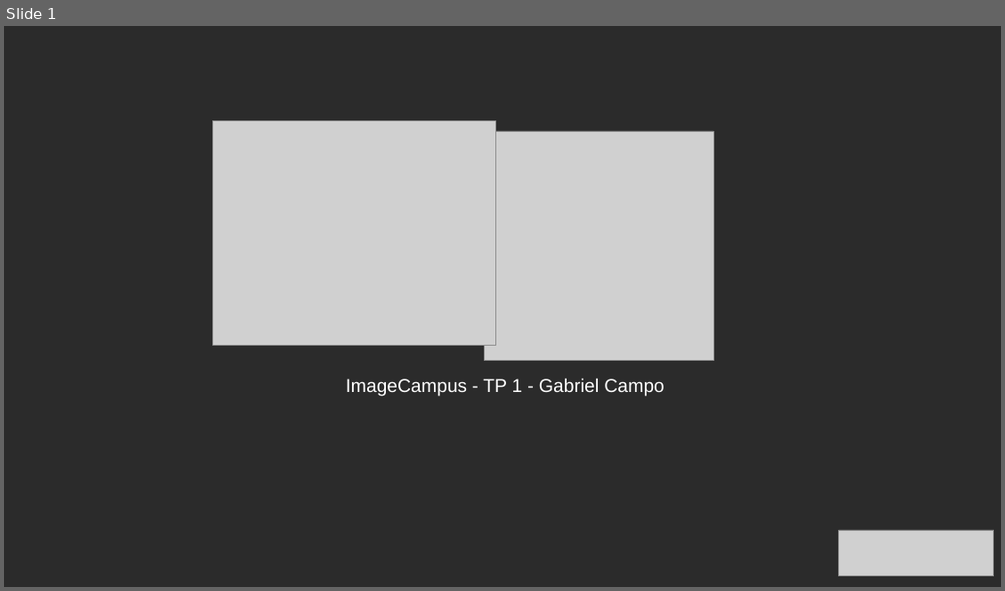
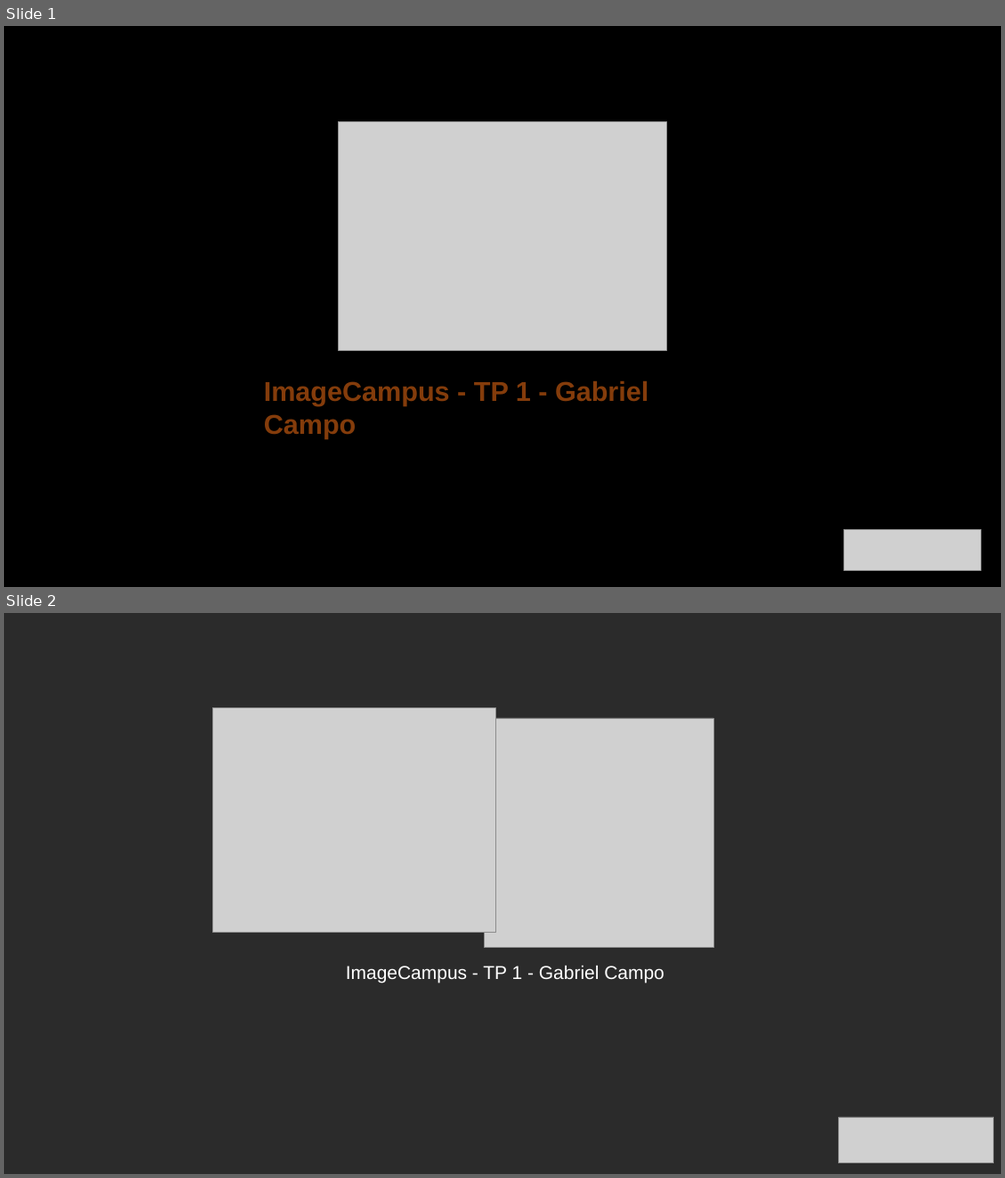
Before and after one commit to mulatorarg/tp1-ic2025-2d, a slide deck: godot/resources/Presentación1.pptx. Shown one above the other, each under a label of ours: slide 1 before the commit, slides 1 and 2 after it. The pictures are 1005x591 and 1005x1178 pixels, drawn with LibreOffice and Linux fonts; fonts in the diff are those of the drawing; grey boxes stand for pictures; background and template pictures are left out; a plain dark background stands for a picture behind light text. Boxes give left, top, right and bottom in pixels: in the first picture for what was removed or moved away, otherwise in the second. Text is boxed around its words. In the diff, an @@ line names an element or a change of style, - is before the commit and + after.

```diff
--- a/godot/resources/Presentación1.pptx
+++ b/godot/resources/Presentación1.pptx
@@ slide 1 added at [4, 26, 1001, 587], background #000000 @@
@@ picture added at [339, 122, 667, 350] @@
@@ text added at [264, 381, 648, 439], 28 pt, text #843C0B, bold @@
+ImageCampus - TP 1 - Gabriel Campo
@@ picture added at [844, 529, 980, 570] @@
@@ what was slide 1 is now slide 2 @@
```
Also in this commit, not shown: 1 slide changed, 53 other files.
